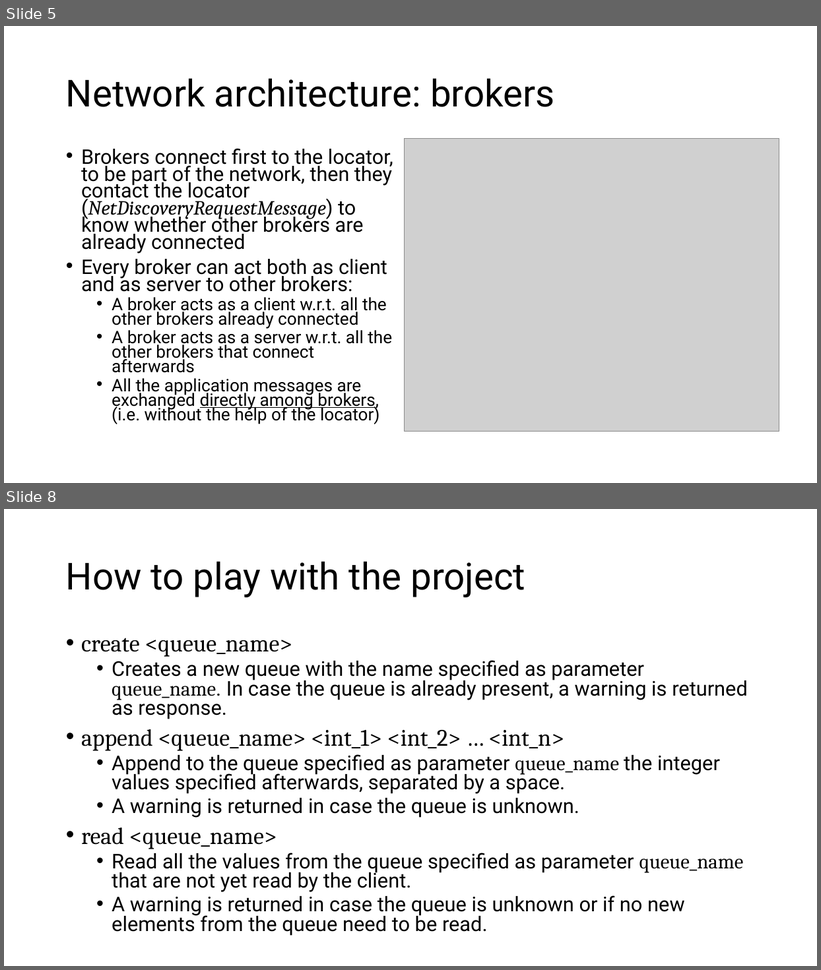
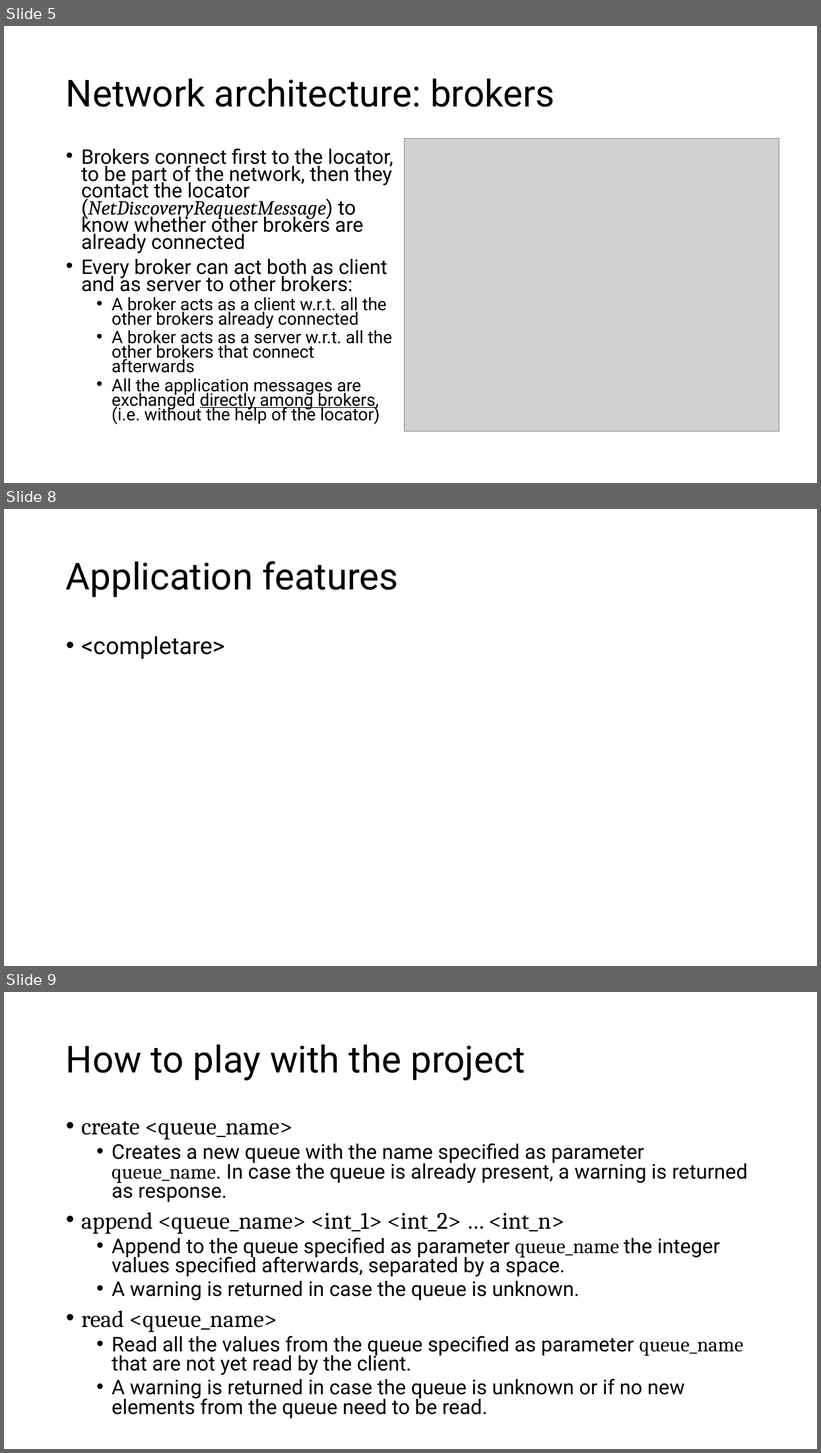
Before and after one commit to matteo-figini/ds-queuing-system, a slide deck: ds-queuing-system/deliverables/slides/Presentazione Progetto.pptx. Shown one above the other, each under a label of ours: slides 5 and 8 before the commit, slides 5, 8 and 9 after it; the slides between them are not shown. The pictures are 821x970 and 821x1453 pixels, drawn with LibreOffice and Linux fonts; fonts in the diff are those of the drawing; grey boxes stand for pictures. Boxes give left, top, right and bottom in pixels: in the first picture for what was removed or moved away, otherwise in the second. Text is boxed around its words. In the diff, an @@ line names an element or a change of style, - is before the commit and + after.

```diff
--- a/ds-queuing-system/deliverables/slides/Presentazione Progetto.pptx
+++ b/ds-queuing-system/deliverables/slides/Presentazione Progetto.pptx
@@ slide 8 added at (x1=4, y1=509, x2=817, y2=966), background #FFFFFF @@
@@ title added at (x1=66, y1=561, x2=399, y2=597), 44 pt, text #000000 @@
+Application features
@@ text added at (x1=81, y1=636, x2=225, y2=659), 28 pt, text #000000 @@
+• <completare>
@@ what was slide 8 is now slide 9 @@
```
Also in this commit, not shown: 2 slides changed.
